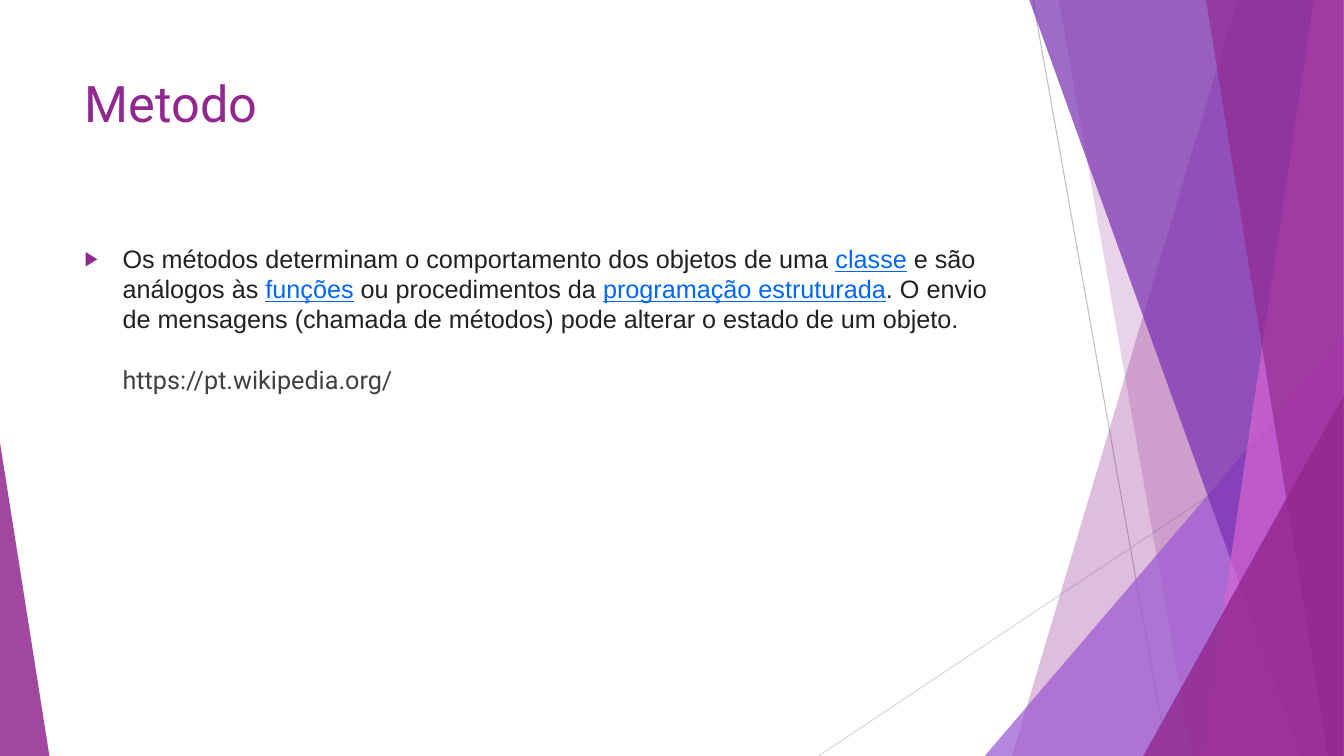
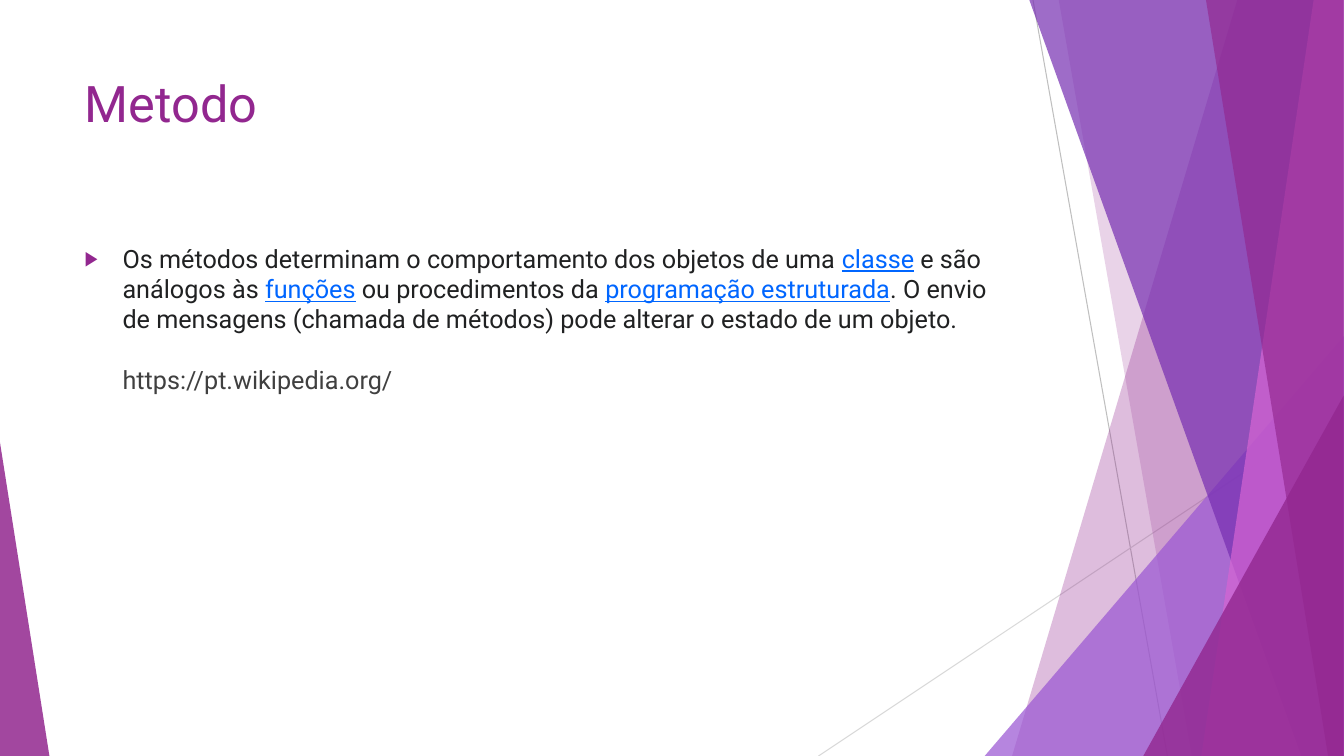
Before and after one commit to Hidekithiago/CSharp, a slide deck: slide 5 of Curso/Curso - cSharp.pptx. Drawn at 1344x756 pixels with LibreOffice and Linux fonts; fonts in the diff are those of the drawing. Boxes give left, top, right and bottom in pixels: in the first picture for what was removed or moved away, otherwise in the second. Text is boxed around its words. In the diff, an @@ line names an element or a change of style, - is before the commit and + after.

```diff
--- a/Curso/Curso - cSharp.pptx
+++ b/Curso/Curso - cSharp.pptx
@@ text "Os métodos determinam o comportamento ..." at bbox=[123, 249, 987, 395]: font Arial to Roboto in "Os métodos determinam o comportamento dos objetos ..." @@
```
Also in this commit, not shown: 7 other slides changed, 1 slide added, 1 slide removed, 17 other files.
